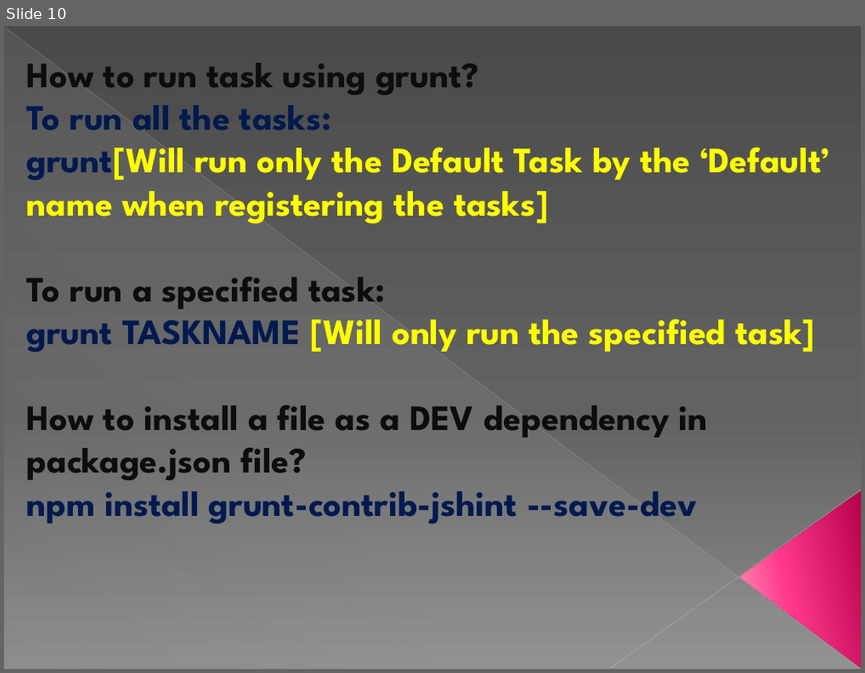
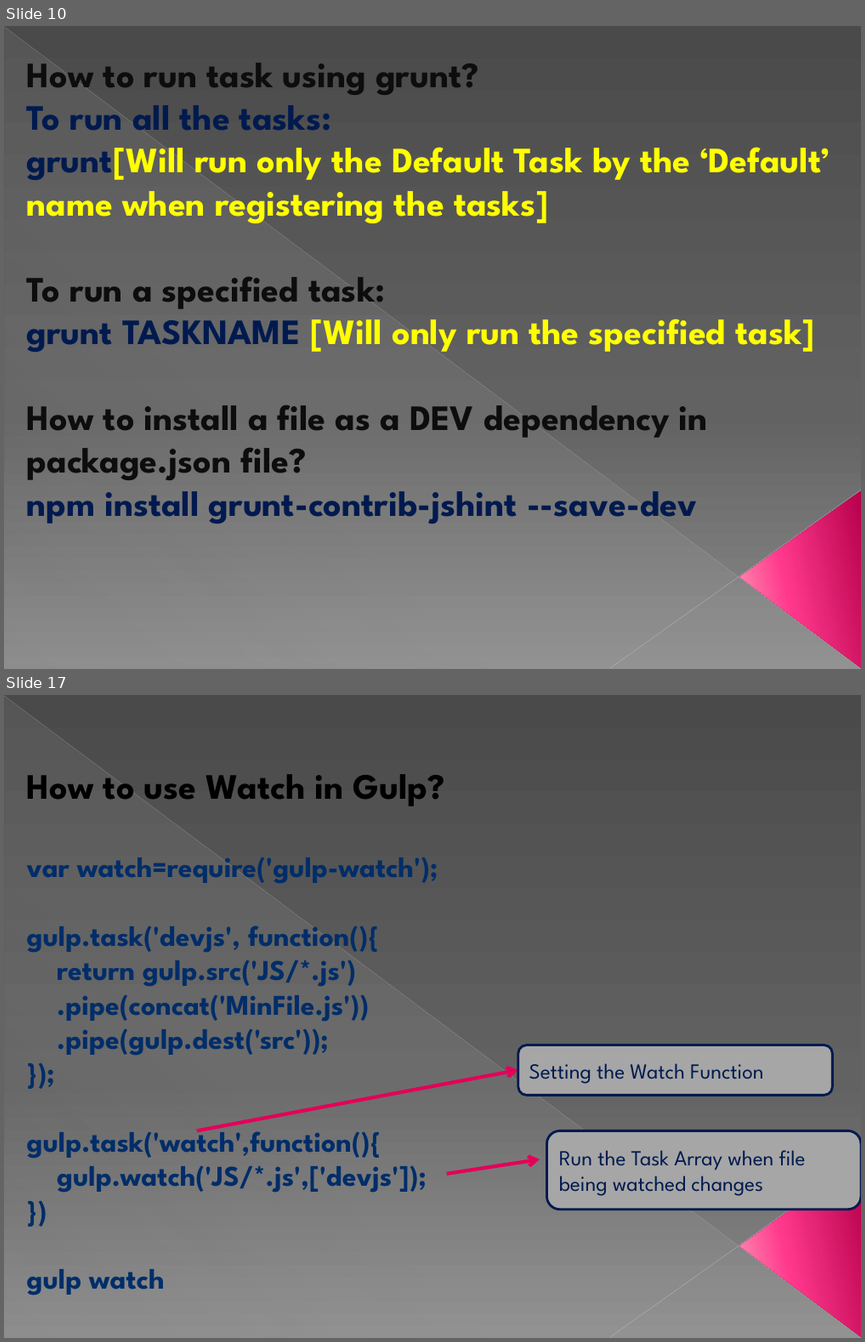
Before and after one commit to Gaurav-Balyan/HTML-Tools, a slide deck: HTML_Tools.pptx. Shown one above the other, each under a label of ours: slide 10 before the commit, slides 10 and 17 after it; the slides between them are not shown. The pictures are 865x673 and 865x1342 pixels, drawn with LibreOffice and Linux fonts; fonts in the diff are those of the drawing. Boxes give left, top, right and bottom in pixels: in the first picture for what was removed or moved away, otherwise in the second. Text is boxed around its words. In the diff, an @@ line names an element or a change of style, - is before the commit and + after.

```diff
--- a/HTML_Tools.pptx
+++ b/HTML_Tools.pptx
@@ slide 17 added at [4, 695, 861, 1338], background gradient #4A4A4A to #626262 to #8C8C8C; not listed: 4 template elements that a slide beside it also shows @@
@@ subtitle added at [27, 774, 445, 1295], 24 pt, text #002D6A, bold @@
+How to use Watch in Gulp?
+var watch=require('gulp-watch');
+gulp.task('devjs', function(){
+return gulp.src('JS/*.js')
+.pipe(concat('MinFile.js'))
+.pipe(gulp.dest('src'));
+});
+gulp.task('watch',function(){
+gulp.watch('JS/*.js',['devjs']);
+})
+gulp watch
@@ rounded rectangle added at [518, 1044, 833, 1095], fill #A6A6A6, outline #001A4F 2 pt, 18 pt, text #001A4F @@
+Setting the Watch Function
@@ arrow added from (197, 1130) to (518, 1071), #E40059 3 pt @@
@@ rounded rectangle added at [546, 1130, 861, 1209], fill #A6A6A6, outline #001A4F 2 pt, 18 pt, text #001A4F @@
+Run the Task Array when file being watched changes
@@ arrow added from (447, 1173) to (540, 1159), #E40059 3 pt @@
```
Also in this commit, not shown: 3 slides changed, 8 other slides added.
